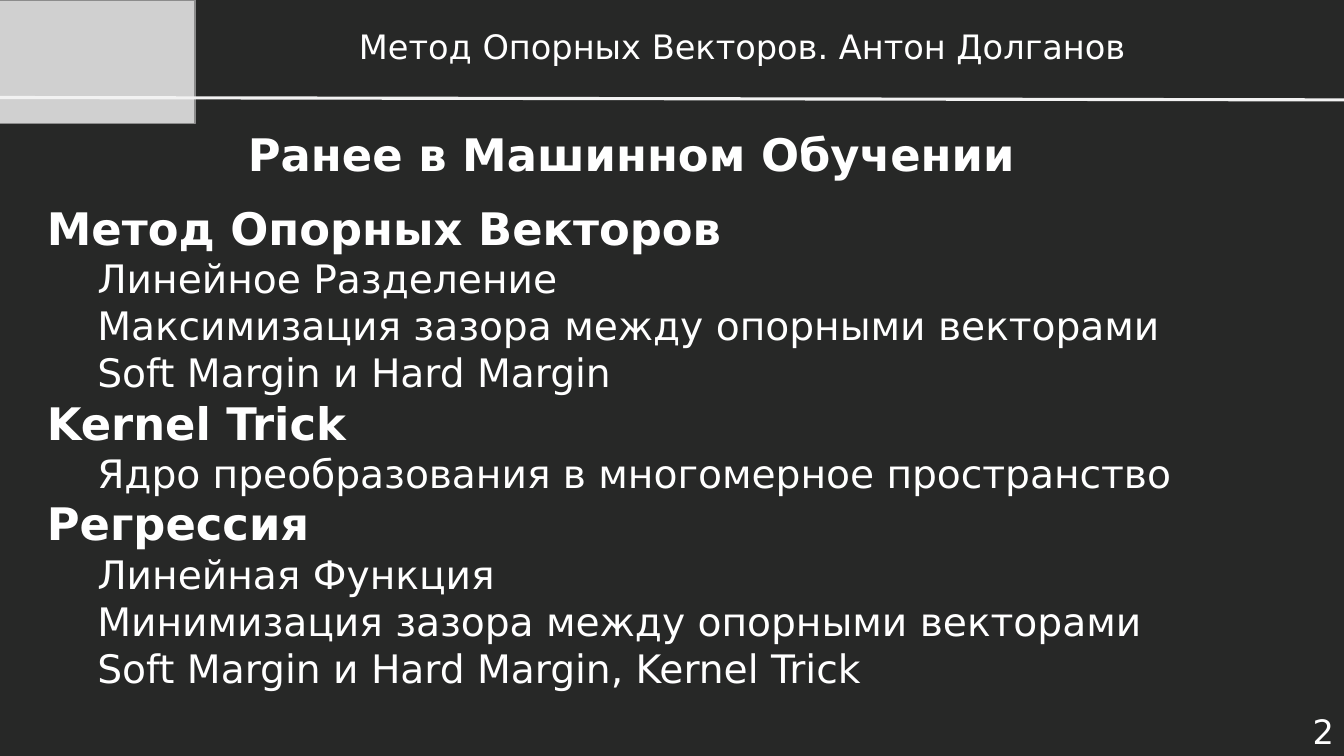
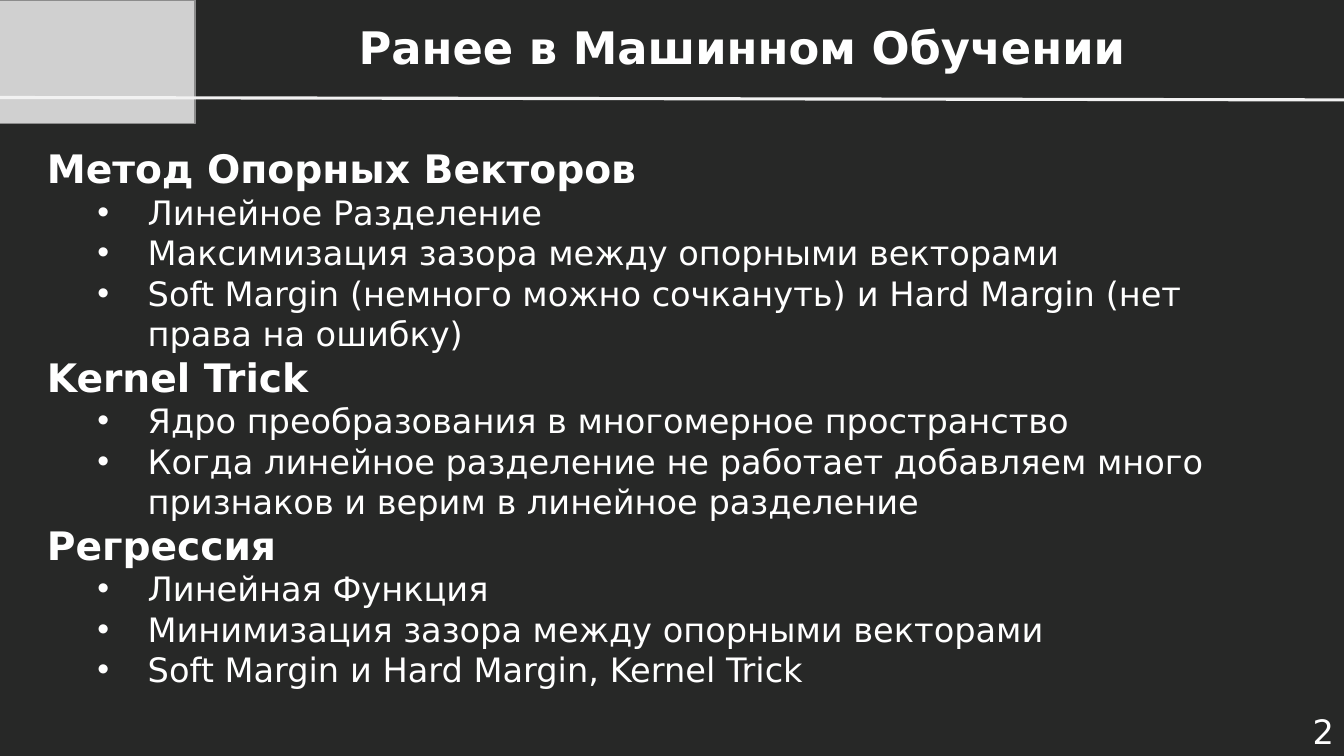
Before and after one commit to dayekb/Study, a slide deck: slide 2 of rus/UrFU/IST in Medicine/1 season/Презентации/Лекция 1.10 - Деревья Решений.pptx. Drawn at 1344x756 pixels with LibreOffice and Linux fonts; fonts in the diff are those of the drawing; grey boxes stand for pictures. Boxes give left, top, right and bottom in pixels: in the first picture for what was removed or moved away, otherwise in the second. Text is boxed around its words. In the diff, an @@ line names an element or a change of style, - is before the commit and + after.

```diff
--- a/rus/UrFU/IST in Medicine/1 season/Презентации/Лекция 1.10 - Деревья Решений.pptx
+++ b/rus/UrFU/IST in Medicine/1 season/Презентации/Лекция 1.10 - Деревья Решений.pptx
@@ text at (x1=359, y1=28, x2=1125, y2=74): text changed; size 24 to 32 pt; bold on @@
-Метод Опорных Векторов. Антон Долганов
+Ранее в Машинном Обучении
@@ text "Метод Опорных Векторов" moved from (x1=47, y1=211, x2=1171, y2=691) to (x1=47, y1=154, x2=1203, y2=689) @@
@@ text removed at (x1=248, y1=135, x2=1014, y2=181) @@
-Ранее в Машинном Обучении
@@ text at (x1=47, y1=154, x2=1069, y2=689): size 32 to 28 pt in "Метод Опорных Векторов", "Kernel Trick", "Регрессия"; size 28 to 24 pt in "Линейное Разделение", "Максимизация зазора между опорными векторами", "Ядро преобразования в многомерное пространство", "Линейная Функция" and 2 more places; bullet none to • @@
@@ text at (x1=148, y1=280, x2=1181, y2=353): text changed; size 28 to 24 pt @@
-  Soft Margin и Hard Margin
+  • Soft Margin (немного можно сочкануть) и Hard Margin (нет права на ошибку)
@@ text at (x1=148, y1=448, x2=1203, y2=521): paragraph added @@
+  • Когда линейное разделение не работает добавляем много признаков и верим в линейное разделение
```
Also in this commit, not shown: 42 other slides changed, 2 slides added, 3 slides removed, 14 other files.
